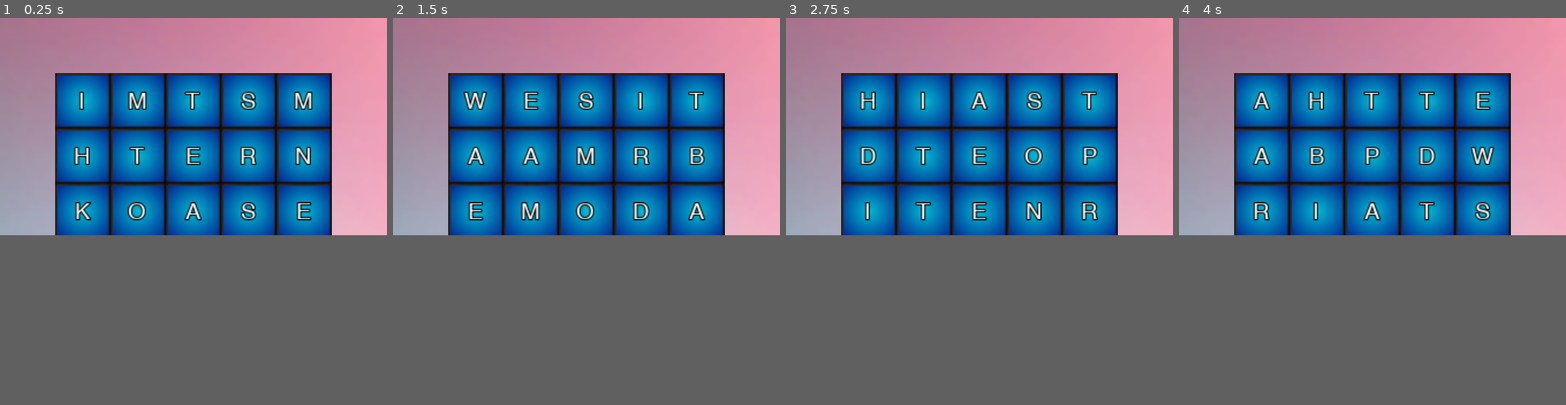
Above: before the commit, frames 1-4 (left to right).
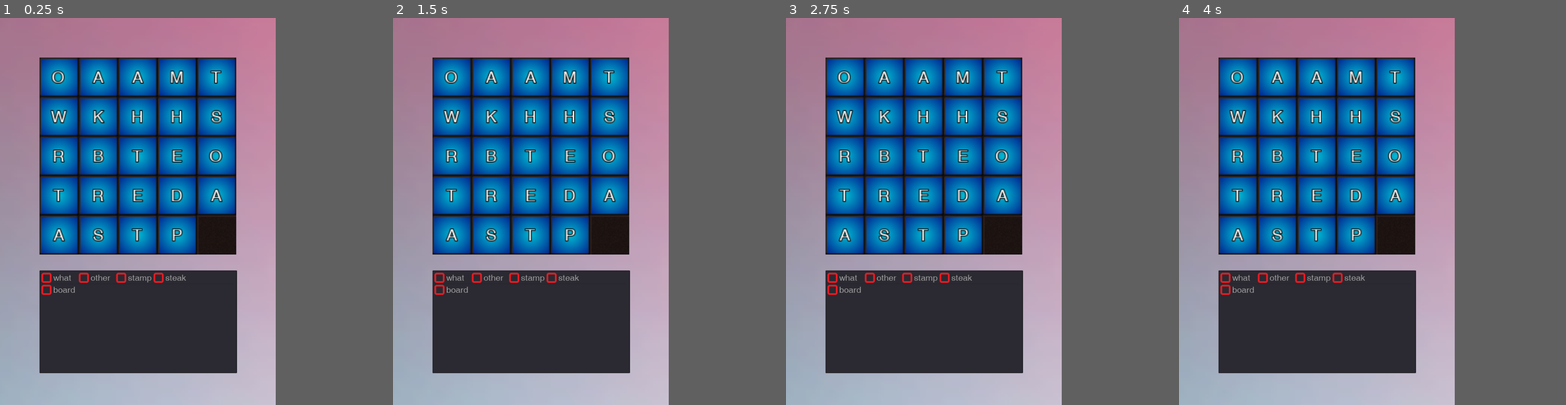
Above: after the commit, the same moments.

Repository: ahmetilgin/WordFinding
Game: Godot game, scene res://game.tscn
Same seed, same stepped clock (60 frames per second), same inputs: the game is played once before the commit and once after it.
Inputs:
- Up to frame 1 (0.25 s): no input
- Up to frame 2 (1.5 s): no input
- Up to frame 3 (2.75 s): no input
- Up to frame 4 (4 s): no input
In our replay, the window is 800x449 before the commit and 570x800 after it. These sizes can differ from the game's own. Grey fills any space a smaller window leaves; there, only what the larger window draws over its background counts as a difference.

The runs differ from the first frame. In frame 1, 48% of the frame differs, in the area x 0-100%, y 10-100%; in frame 2, 48%; in frame 3, 48%; in frame 4, 48%.

Commit message:
bir takım düzenlemeler.

Diff:
--- a/game.gd
+++ b/game.gd
@@ -8,6 +8,8 @@
 var current_cell_size = 0
 var current_empty_position = Vector2()
 var pos_with_block = {}
+
+
 func fill_frames(position):
 	var frame = frame_scene.instance()
 	add_child(frame)
@@ -125,7 +127,7 @@
 	var total_letters = []
 	for word in sum_word_list:
 		# problem yok reis
-		$ItemList.add_item(word)
+		add_item_to_list(word)
 		for letter in word:
 			total_letters.append(letter)
 	total_letters.shuffle()
@@ -133,7 +135,7 @@
 	for	block in block_list:
 		block.set_label(total_letters.pop_back())
 
-	$ItemList.set_size(Vector2(Globals.map_size * current_cell_size + 1, len(sum_word_list) * 20 ))
+	$ItemList.set_size(Vector2(Globals.map_size * current_cell_size + 1, $ItemList.get_size().y))
 	$ItemList.set_global_position(Vector2(current_cell_size, (Globals.map_size + 1.4) *current_cell_size ))
 	pass
 
@@ -184,6 +186,9 @@
 			if (result > -1):
 				for complete_word in range(1, len(word) + 1):
 					pos_with_block[Vector2(col_count, result + complete_word)].set_label("#")
+					set_checked_word(word)
+
+
 			col_count += 1
 
 		var row_count = 1
@@ -194,9 +199,9 @@
 			if (result > -1):
 				for complete_word in range(1, len(word) + 1):
 					pos_with_block[Vector2(result + complete_word, row_count)].set_label("#")
+					set_checked_word(word)
 
 			row_count += 1
-
 
 #		if !column_letters.has(curr_pos.y):
 #			column_letters[curr_pos.y] = " "
@@ -211,14 +216,30 @@
 #	print("-------------------")
 
 	pass
-
+func set_checked_word(word):
+	for index in range(0,$ItemList.get_item_count()):
+		print($ItemList.get_item_text(index))
+		if($ItemList.get_item_text(index)  == word):
+			var item_list_icon = ImageTexture.new()
+			var img = Image.new()
+			img.load("res://assets/checkbox_checked.png")
+			item_list_icon.create_from_image(img)
+			$ItemList.set_item_icon(index,item_list_icon)
+			$ItemList.set_item_custom_fg_color(index,Color(0,1,0,1))
+	pass
+func add_item_to_list(word):
+	var item_list_icon = ImageTexture.new()
+	var img = Image.new()
+	img.load("res://assets/checkbox_unchecked.png")
+	item_list_icon.create_from_image(img)
+	$ItemList.add_item(word, item_list_icon, false)
 # Called every frame. 'delta' is the elapsed time since the previous frame.
 #func _process(delta):
 #	pass
 
 # todo yoksa basma
 func all_block_move_request(pos):
-
+	get_tree().get_root().set_disable_input(true)
 	var current_clicked_block = pos / current_cell_size
 	current_clicked_block = Vector2(round(current_clicked_block.x),round (current_clicked_block.y))
 	var same_line_list = []
@@ -235,24 +256,23 @@
 			for shift in range(current_empty_position.y + 1,current_clicked_block.y + 1):
 				pos_with_block[Vector2(current_clicked_block.x,shift)].get_node("block_button")._on_block_button_pressed()
 				yield(get_tree().create_timer(0.05), "timeout")
-			pass
 	elif current_empty_position.y == current_clicked_block.y:
 		# sağa kaydırma
 		if current_clicked_block.x < current_empty_position.x:
 			for shift in range(current_empty_position.x - 1, current_clicked_block.x -1, -1):
 				pos_with_block[Vector2(shift,current_clicked_block.y)].get_node("block_button")._on_block_button_pressed()
 				yield(get_tree().create_timer(0.05), "timeout")
-			pass
 		# sola kaydırma
 		if current_clicked_block.x > current_empty_position.x:
 			for shift in range(current_empty_position.x + 1,current_clicked_block.x + 1):
 				pos_with_block[Vector2(shift,current_clicked_block.y)].get_node("block_button")._on_block_button_pressed()
 				yield(get_tree().create_timer(0.05), "timeout")
-			pass
+
+	get_tree().get_root().set_disable_input(false)
 	pass
 
 
 # Called every frame. 'delta' is the elapsed time since the previous frame.
-func _process(delta):
-	reset_words()
-	pass
+#func _process(delta):
+#	reset_words()
+#	pass
--- a/game.tscn
+++ b/game.tscn
@@ -1,7 +1,12 @@
-[gd_scene load_steps=3 format=2]
+[gd_scene load_steps=5 format=2]
 
 [ext_resource path="res://game.gd" type="Script" id=1]
 [ext_resource path="res://assets/tile.png" type="Texture" id=2]
+[ext_resource path="res://assets/Helvetica.ttf" type="DynamicFontData" id=3]
+
+[sub_resource type="DynamicFont" id=1]
+size = 20
+font_data = ExtResource( 3 )
 
 [node name="Game" type="Node2D"]
 script = ExtResource( 1 )
@@ -17,6 +22,9 @@
 margin_top = 625.0
 margin_right = 618.0
 margin_bottom = 864.0
+custom_fonts/font = SubResource( 1 )
+max_columns = 4
+same_column_width = true
 __meta__ = {
 "_edit_use_anchors_": false
 }
--- a/project.godot
+++ b/project.godot
@@ -25,8 +25,8 @@
 
 [display]
 
-window/size/width=1366
-window/size/height=768
+window/size/width=642
+window/size/height=900
 window/handheld/orientation="portrait"
 
 [input_devices]
Binary file added: assets/checkbox_checked.png
Binary file added: assets/checkbox_unchecked.png
Not shown, changed: .gitignore
Not shown, added: debug.keystore
